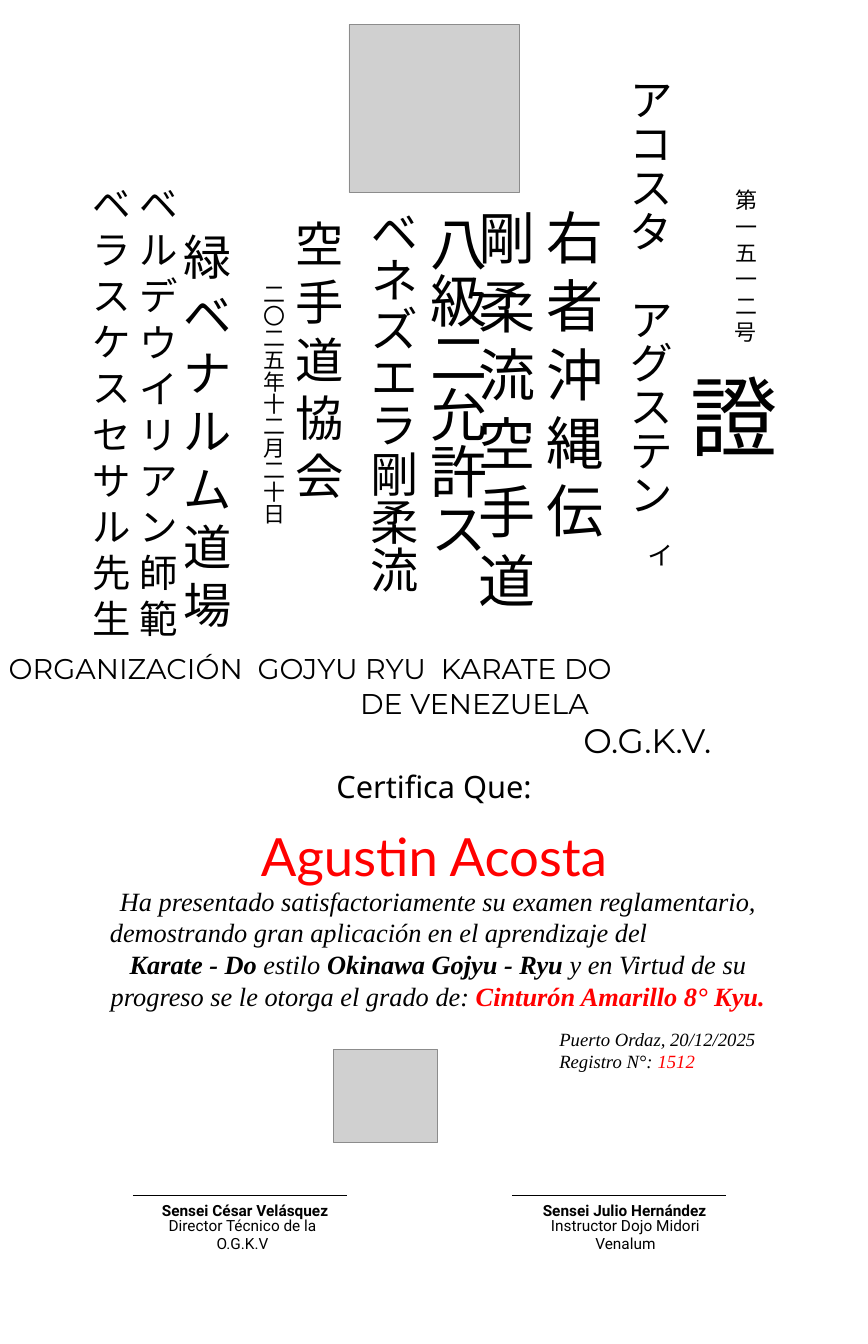
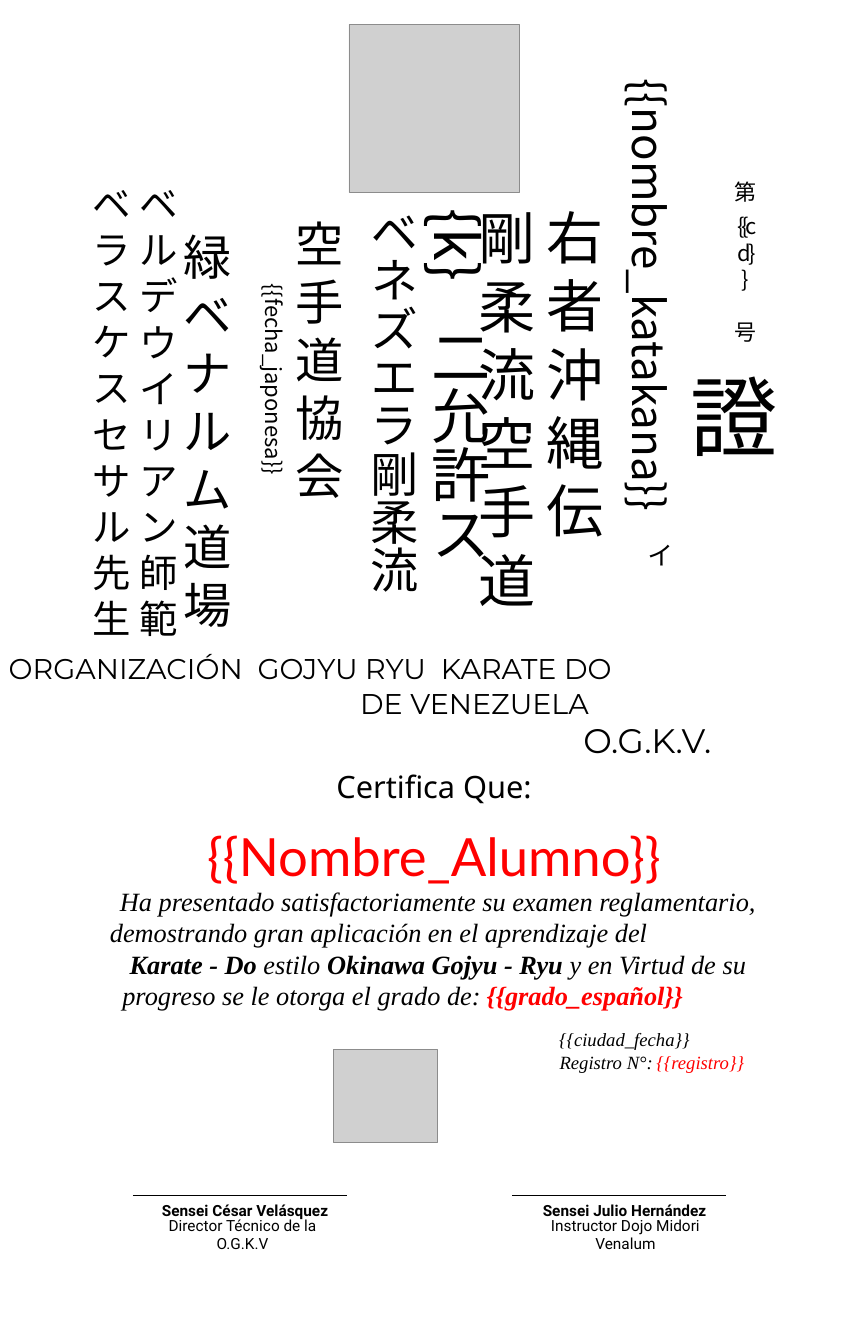
Before and after one commit to cdvfgit/ZenCert, a slide deck: slide 1 of plantillas/ogkv/ogkv_kyu_midori_venalum.pptx. Drawn at 868x1344 pixels with LibreOffice and Linux fonts; fonts in the diff are those of the drawing; grey boxes stand for pictures; background and template pictures are left out. Boxes give left, top, right and bottom in pixels: in the first picture for what was removed or moved away, otherwise in the second. Text is boxed around its words. In the diff, an @@ line names an element or a change of style, - is before the commit and + after.

```diff
--- a/plantillas/ogkv/ogkv_kyu_midori_venalum.pptx
+++ b/plantillas/ogkv/ogkv_kyu_midori_venalum.pptx
@@ text at (619,121,683,495): text changed @@
-アコスタ アグステン
+{{nombre_katakana}}
@@ text added at (726,209,763,333), 20 pt, text #000000 @@
+{{cd}}
@@ text removed at (734,189,758,342) @@
-第一五一二号
@@ text added at (734,181,756,202), 20 pt, text #000000 @@
+第
@@ text added at (418,216,504,279), 54 pt, text #000000 @@
+{k}
@@ text at (259,302,291,469): text changed @@
-二〇二五年十二月二十日
+{{fecha_japonesa}}
@@ text at (431,324,490,566): text changed; size 52 to 54 pt @@
-八級二允許ス
+二允許ス
@@ text at (207,835,661,884): text changed @@
-Agustin Acosta
+{{Nombre_Alumno}}
@@ text at (110,892,755,980): text changed @@
-Ha presentado satisfactoriamente su examen reglamentario, demostrando gran aplicación en el aprendizaje del Karate - Do estilo Okinawa Gojyu - Ryu y en Virtud de su progreso se le otorga el grado de: Cinturón Amarillo 8° Kyu.
+Ha presentado satisfactoriamente su examen reglamentario, demostrando gran aplicación en el aprendizaje del Karate - Do estilo Okinawa Gojyu - Ryu y en Virtud de su
@@ text added at (122,986,481,1011), 24 pt, text #000000, italic @@
+progreso se le otorga el grado de:
@@ text added at (487,986,683,1011), 24 pt, text #FF0000, bold, italic @@
+{{grado_español}}
@@ text added at (559,1033,689,1050), 17 pt, text #000000, italic @@
+{{ciudad_fecha}}
@@ text at (560,1056,653,1073): text changed @@
-Puerto Ordaz, 20/12/2025
-Registro N°: 1512
+Registro N°:
@@ text added at (656,1056,744,1073), 17 pt, text #FF0000, italic @@
+{{registro}}
```
Also in this commit, not shown: 6 other files.
